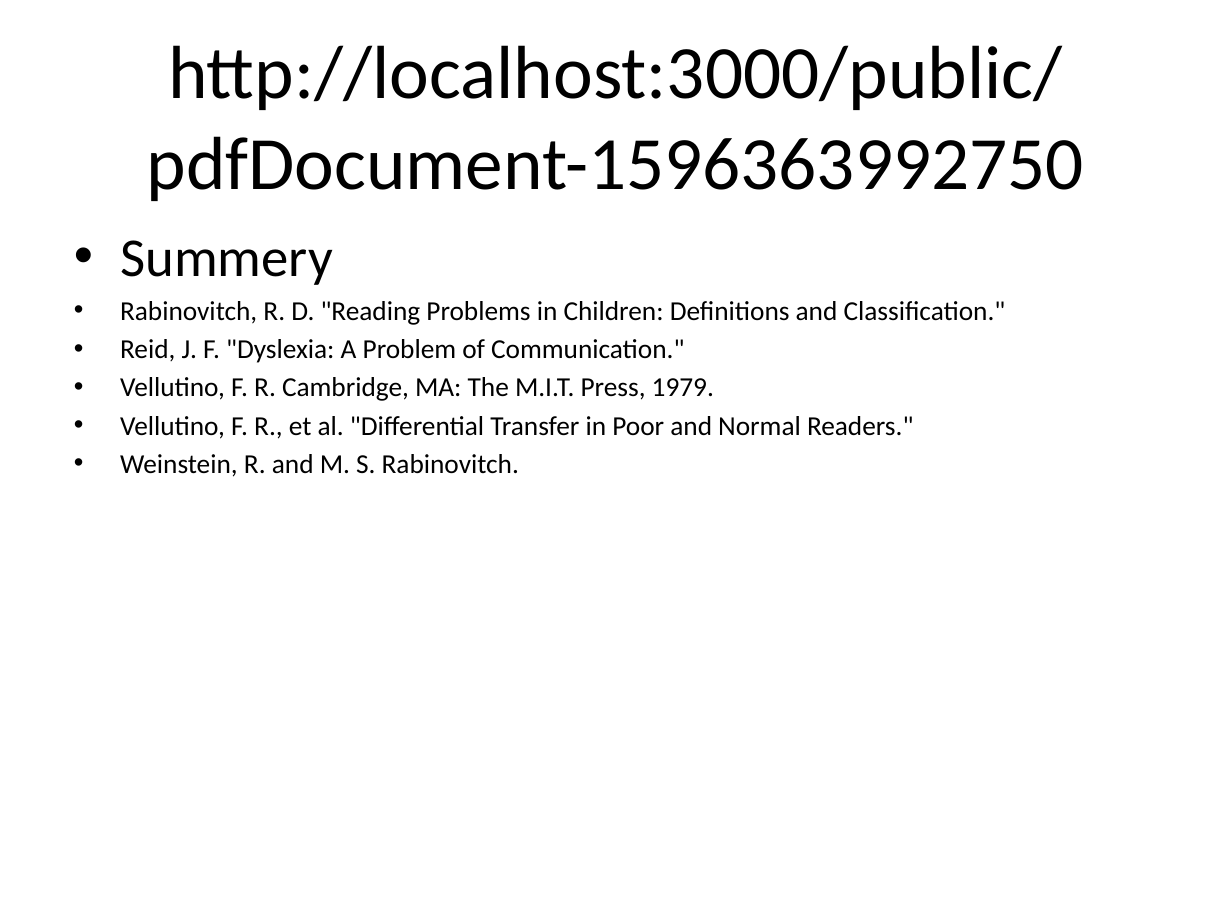
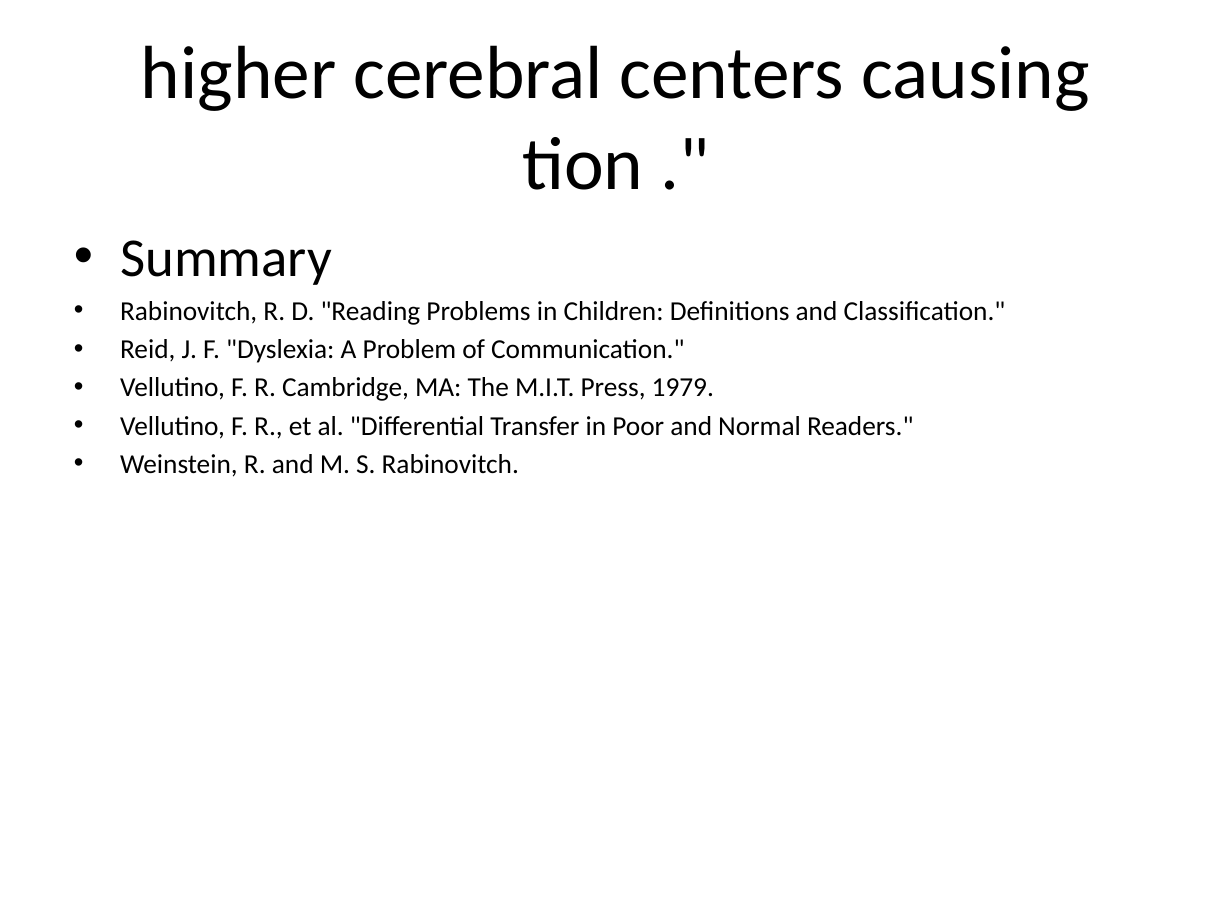
Before and after one commit to ManasaR08/SIH2020_MARS, a slide deck: slide 10 of Machine_Learning/summary.pptx. Drawn at 1232x924 pixels with LibreOffice and Linux fonts; fonts in the diff are those of the drawing. Boxes give left, top, right and bottom in pixels: in the first picture for what was removed or moved away, otherwise in the second. Text is boxed around its words. In the diff, an @@ line names an element or a change of style, - is before the commit and + after.

```diff
--- a/Machine_Learning/summary.pptx
+++ b/Machine_Learning/summary.pptx
@@ title at bbox=[141, 45, 1089, 190]: text changed @@
-http://localhost:3000/public/pdfDocument-1596363992750
+higher cerebral centers causing tion ."
@@ text at bbox=[120, 240, 332, 285]: text changed @@
-• Summery
+• Summary
```
Also in this commit, not shown: 9 other slides changed, 5 other files.
